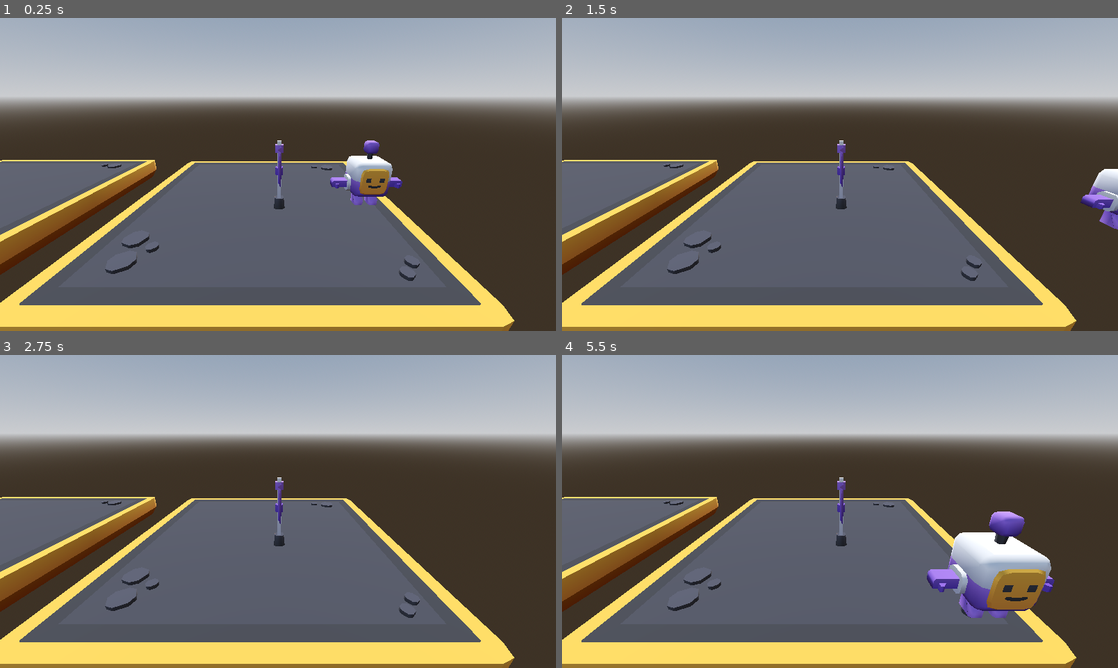
Above: before the commit, frames 1-4 (two rows, left to right).
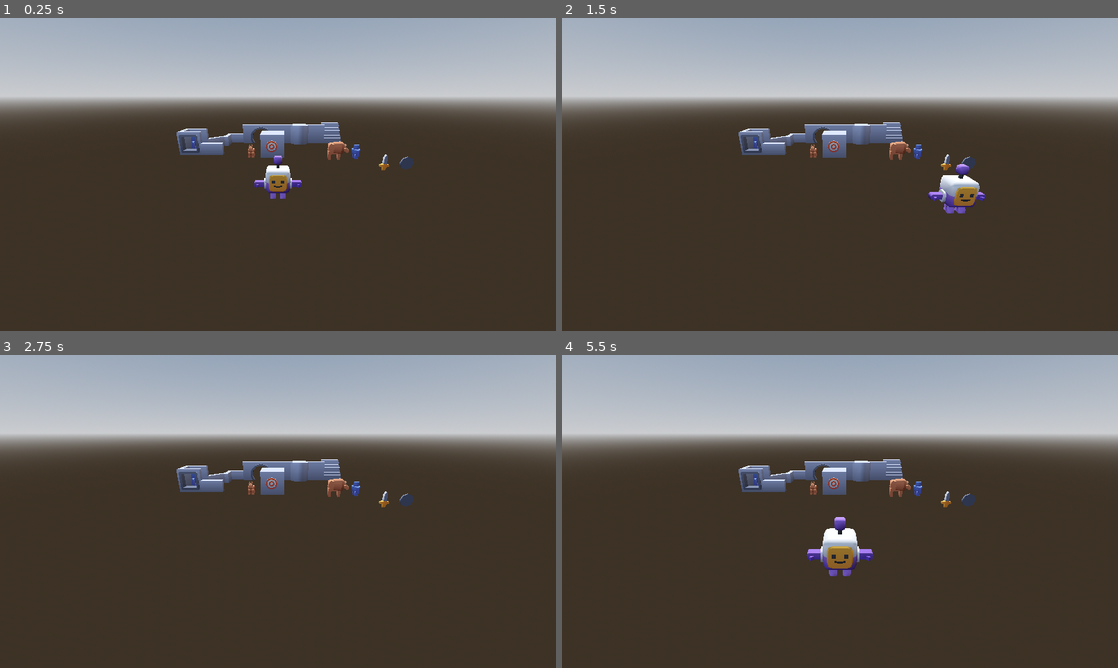
Above: after the commit, the same moments.

Repository: najmam/cours-godot3d-2025-09
Game: Godot game, scene res://racine.tscn
The game is run twice, just before and just after one commit, with the same random seed, the same clock (stepped at 60 frames per second) and the same inputs.
Inputs:
- Up to frame 1 (0.25 s): no input
- Up to frame 2 (1.5 s): tap Enter at 0.5 s; hold D (player_right) 0.53-1.28 s; hold S (player_down) from 1.28 s (still down)
- Up to frame 3 (2.75 s): release S (player_down) at 2.03 s; hold D (player_right) from 2.03 s (still down)
- Up to frame 4 (5.5 s): release D (player_right) at 2.78 s; hold W (player_up) 2.78-3.53 s; hold A (player_left) 3.53-5.03 s; hold S (player_down) from 5.03 s (still down)

The runs differ from the first frame. In frame 1, 44% of the frame differs, in the area x 0-93%, y 33-100%; in frame 2, 44%; in frame 3, 43%; in frame 4, 46%.

Commit message:
ajoute prototype kit de Kenney

Diff:
--- a/racine.tscn
+++ b/racine.tscn
@@ -1,11 +1,27 @@
-[gd_scene load_steps=10 format=3 uid="uid://bovk7aarjx8yk"]
+[gd_scene load_steps=26 format=3 uid="uid://bovk7aarjx8yk"]
 
 [ext_resource type="PackedScene" uid="uid://ci6cby5siqova" path="res://assets-thirdparty/kenney-3d-platformer/models/character.glb" id="1_4vgkv"]
 [ext_resource type="Script" uid="uid://b8mww0xpd86j0" path="res://racine.gd" id="1_xsnwh"]
 [ext_resource type="Script" uid="uid://b58pc037vqgqa" path="res://camera.gd" id="2_rlwjj"]
-[ext_resource type="PackedScene" uid="uid://dmfmqjpx4n2ei" path="res://assets-thirdparty/kenney-3d-platformer/models/platform-large.glb" id="3_rkcwo"]
-[ext_resource type="PackedScene" uid="uid://bxxenl01jjwtn" path="res://assets-thirdparty/kenney-3d-platformer/models/flag.glb" id="4_0tuo0"]
 [ext_resource type="Script" uid="uid://c37kxvfbb1tqi" path="res://character.gd" id="4_ns5mm"]
+[ext_resource type="PackedScene" uid="uid://2dt8jpdixua2" path="res://assets-thirdparty/kenney_prototype-kit/Models/GLB format/button-floor-square-small.glb" id="5_x3dlp"]
+[ext_resource type="PackedScene" uid="uid://ub7n5p06sm0i" path="res://assets-thirdparty/kenney_prototype-kit/Models/GLB format/animal-dog.glb" id="6_ou6ki"]
+[ext_resource type="PackedScene" uid="uid://ckgll0ohvy0eb" path="res://assets-thirdparty/kenney_prototype-kit/Models/GLB format/shape-cube.glb" id="7_mf3sx"]
+[ext_resource type="PackedScene" uid="uid://cw7ivoqfc4opf" path="res://assets-thirdparty/kenney_prototype-kit/Models/GLB format/wall-corner-low.glb" id="8_2kdf2"]
+[ext_resource type="PackedScene" uid="uid://c5ytorvok0qxh" path="res://assets-thirdparty/kenney_prototype-kit/Models/GLB format/shape-cylinder-detailed.glb" id="9_owi8g"]
+[ext_resource type="PackedScene" uid="uid://ro4y5h5hc02x" path="res://assets-thirdparty/kenney_prototype-kit/Models/GLB format/stairs-diagonal-small.glb" id="10_7u8jh"]
+[ext_resource type="PackedScene" uid="uid://cr4xgipe7ojbr" path="res://assets-thirdparty/kenney_prototype-kit/Models/GLB format/target-b-round.glb" id="11_7lt3r"]
+[ext_resource type="PackedScene" uid="uid://c1qberfp0i2dr" path="res://assets-thirdparty/kenney_prototype-kit/Models/GLB format/wall-diagonal-low.glb" id="12_hvd72"]
+[ext_resource type="PackedScene" uid="uid://d0klt0577vmc0" path="res://assets-thirdparty/kenney_prototype-kit/Models/GLB format/wall-corner.glb" id="13_ldm5s"]
+[ext_resource type="PackedScene" uid="uid://ckm1uo8y537f3" path="res://assets-thirdparty/kenney_prototype-kit/Models/GLB format/wall-doorway-round.glb" id="14_pu022"]
+[ext_resource type="PackedScene" uid="uid://djb6omnhx7tah" path="res://assets-thirdparty/kenney_prototype-kit/Models/GLB format/wall-low.glb" id="15_06d7t"]
+[ext_resource type="PackedScene" uid="uid://c6sgtvma2ghl5" path="res://assets-thirdparty/kenney_prototype-kit/Models/GLB format/wall.glb" id="16_3h0xw"]
+[ext_resource type="PackedScene" uid="uid://u74tiu343osd" path="res://assets-thirdparty/kenney_prototype-kit/Models/GLB format/wall-window-large.glb" id="17_537ov"]
+[ext_resource type="PackedScene" uid="uid://c7cja0t5j2gnj" path="res://assets-thirdparty/kenney_prototype-kit/Models/GLB format/weapon-sword.glb" id="18_ib2m5"]
+[ext_resource type="PackedScene" uid="uid://eruuvbclcy4p" path="res://assets-thirdparty/kenney_prototype-kit/Models/GLB format/weapon-shield.glb" id="19_s1cs0"]
+[ext_resource type="PackedScene" uid="uid://cgk31hp1dmd16" path="res://assets-thirdparty/kenney_prototype-kit/Models/GLB format/figurine-cube-detailed.glb" id="20_ma08d"]
+[ext_resource type="PackedScene" uid="uid://dmhmfw4pdbh0m" path="res://assets-thirdparty/kenney_prototype-kit/Models/GLB format/figurine.glb" id="21_nylso"]
+[ext_resource type="PackedScene" uid="uid://7xkoydeoxrpd" path="res://assets-thirdparty/kenney_prototype-kit/Models/GLB format/animal-bison.glb" id="22_klcii"]
 
 [sub_resource type="ProceduralSkyMaterial" id="ProceduralSkyMaterial_4vgkv"]
 sky_horizon_color = Color(0.66224277, 0.6717428, 0.6867428, 1)
@@ -28,26 +44,71 @@
 [node name="DirectionalLight3D" type="DirectionalLight3D" parent="."]
 transform = Transform3D(1, 0, 0, 0, -0.63470364, 0.7727556, 0, -0.7727556, -0.63470364, 0, 4.3462925, -7.557098)
 
-[node name="camera_position" type="Node3D" parent="."]
-transform = Transform3D(1, 0, 0, 0, 1, 0, 0, 0, 1, 0, 1.9159845, 3.359398)
-
-[node name="camera" type="Camera3D" parent="camera_position"]
+[node name="camera" type="Camera3D" parent="."]
 unique_name_in_owner = true
-transform = Transform3D(1, 0, 0, 0, 0.9335804, 0.35836795, 0, -0.35836795, 0.9335804, 0, 0, 0)
+transform = Transform3D(1, 0, 0, 0, 0.93358046, 0.35836798, 0, -0.35836798, 0.93358046, 0, 2.4663687, 4.7931976)
 script = ExtResource("2_rlwjj")
 
 [node name="character" parent="." instance=ExtResource("1_4vgkv")]
 unique_name_in_owner = true
-transform = Transform3D(1, 0, -1.7484555e-07, 0, 1, 0, 1.7484555e-07, 0, 1, 1.5370605, 0.13311708, 0.08617547)
+transform = Transform3D(1, 0, -1.7484555e-07, 0, 1, 0, 1.7484555e-07, 0, 1, 0, 0, 0)
 script = ExtResource("4_ns5mm")
 
-[node name="level" type="Node3D" parent="."]
+[node name="=====LEVEL=====" type="Node3D" parent="."]
 
-[node name="flag" parent="level" instance=ExtResource("4_0tuo0")]
-transform = Transform3D(1, 0, 0, 0, 1, 0, 0, 0, 1, 0.022875309, 0, 0.036958694)
+[node name="button-floor-square-small2" parent="." instance=ExtResource("5_x3dlp")]
+transform = Transform3D(9.553427e-16, 2.1855694e-08, 0.5, 0.5, -2.1855694e-08, 0, 2.1855694e-08, 0.5, -2.1855694e-08, -2.9069997e-07, 0.55048966, -6.65044)
 
-[node name="platform-large2" parent="level" instance=ExtResource("3_rkcwo")]
-transform = Transform3D(1, 0, 0, 0, 1, 0, 0, 0, 1, -0.27683163, -0.5103141, -0.35728455)
+[node name="animal-dog2" parent="." instance=ExtResource("6_ou6ki")]
+transform = Transform3D(-4.371139e-08, 0, 1, 0, 1, 0, -1, 0, -4.371139e-08, -1.1552664, 0, -3.8761418)
 
-[node name="platform-large3" parent="level" instance=ExtResource("3_rkcwo")]
-transform = Transform3D(1, 0, 0, 0, 1, 0, 0, 0, 1, -6.4405584, -0.5103141, -0.51562405)
+[node name="shape-cube2" parent="." instance=ExtResource("7_mf3sx")]
+transform = Transform3D(-4.371139e-08, 0, 1, 0, 1, 0, -1, 0, -4.371139e-08, -0.23227632, 0, -4.0838213)
+
+[node name="wall-corner-low2" parent="." instance=ExtResource("8_2kdf2")]
+transform = Transform3D(-4.371139e-08, 0, 1, 0, 1, 0, -1, 0, -4.371139e-08, -2.307546, 0, -6.340806)
+
+[node name="shape-cylinder-detailed2" parent="." instance=ExtResource("9_owi8g")]
+transform = Transform3D(-4.371139e-08, 0, 1, 0, 1, 0, -1, 0, -4.371139e-08, 1.1913137, 0, -6.653536)
+
+[node name="stairs-diagonal-small2" parent="." instance=ExtResource("10_7u8jh")]
+transform = Transform3D(-4.371139e-08, 0, 1, 0, 1, 0, -1, 0, -4.371139e-08, 3.0649512, 0, -7.1233644)
+
+[node name="target-b-round2" parent="." instance=ExtResource("11_7lt3r")]
+transform = Transform3D(-4.371139e-08, 0, 1, 0, 1, 0, -1, 0, -4.371139e-08, -0.26379132, 0.26022887, -3.5679212)
+
+[node name="wall-diagonal-low3" parent="." instance=ExtResource("12_hvd72")]
+transform = Transform3D(-4.371139e-08, 0, 1, 0, 1, 0, -1, 0, -4.371139e-08, -3.132522, 0, -5.602132)
+
+[node name="wall-corner3" parent="." instance=ExtResource("13_ldm5s")]
+transform = Transform3D(-4.371139e-08, 0, 1, 0, 1, 0, -1, 0, -4.371139e-08, -3.9343662, 0, -4.7897387)
+
+[node name="wall-doorway-round2" parent="." instance=ExtResource("14_pu022")]
+transform = Transform3D(-4.371139e-08, 0, 1, 0, 1, 0, -1, 0, -4.371139e-08, -0.9380021, 0, -6.6993895)
+
+[node name="wall-low2" parent="." instance=ExtResource("15_06d7t")]
+transform = Transform3D(-4.371139e-08, 0, 1, 0, 1, 0, -1, 0, -4.371139e-08, -2.9787188, 0, -4.2287865)
+
+[node name="wall2" parent="." instance=ExtResource("16_3h0xw")]
+transform = Transform3D(-4.371139e-08, 0, 1, 0, 1, 0, -1, 0, -4.371139e-08, 0.535208, 0, -6.7308435)
+
+[node name="wall3" parent="." instance=ExtResource("16_3h0xw")]
+transform = Transform3D(-4.371139e-08, 0, 1, 0, 1, 0, -1, 0, -4.371139e-08, 2.0722773, 0, -6.7308435)
+
+[node name="wall-window-large2" parent="." instance=ExtResource("17_537ov")]
+transform = Transform3D(-4.371139e-08, 0, 1, 0, 1, 0, -1, 0, -4.371139e-08, -3.9238136, 0, -4.2305536)
+
+[node name="weapon-sword2" parent="." instance=ExtResource("18_ib2m5")]
+transform = Transform3D(1.9106855e-15, -4.371139e-08, 1, -1, -4.371139e-08, 0, 4.371139e-08, -1, -4.371139e-08, 3.287944, 0.56726456, -1.1498036)
+
+[node name="weapon-shield2" parent="." instance=ExtResource("19_s1cs0")]
+transform = Transform3D(1.9106855e-15, -4.371139e-08, 1, -1, -4.371139e-08, 0, 4.371139e-08, -1, -4.371139e-08, 3.9044285, 0.56726503, -1.082916)
+
+[node name="figurine-cube-detailed2" parent="." instance=ExtResource("20_ma08d")]
+transform = Transform3D(-4.371139e-08, 0, 1, 0, 1, 0, -1, 0, -4.371139e-08, 3.274668, 0, -3.5713212)
+
+[node name="figurine2" parent="." instance=ExtResource("21_nylso")]
+transform = Transform3D(-4.371139e-08, 0, 1, 0, 1, 0, -1, 0, -4.371139e-08, -3.948058, -4.7683716e-07, -4.7636986)
+
+[node name="animal-bison2" parent="." instance=ExtResource("22_klcii")]
+transform = Transform3D(-0.9943231, 0, 0.1064028, 0, 1, 0, -0.1064028, 0, -0.9943231, 2.3363116, 0, -3.4688752)
Not shown, added: assets-thirdparty/kenney_prototype-kit/License.txt
Binary file added: assets-thirdparty/kenney_prototype-kit/Models/GLB format/Textures/colormap.png
Not shown, added: assets-thirdparty/kenney_prototype-kit/Models/GLB format/Textures/colormap.png.import
Binary file added: assets-thirdparty/kenney_prototype-kit/Models/GLB format/animal-bison.glb
Not shown, added: assets-thirdparty/kenney_prototype-kit/Models/GLB format/animal-bison.glb.import
Binary file added: assets-thirdparty/kenney_prototype-kit/Models/GLB format/animal-dog.glb
Not shown, added: assets-thirdparty/kenney_prototype-kit/Models/GLB format/animal-dog.glb.import
Binary file added: assets-thirdparty/kenney_prototype-kit/Models/GLB format/animal-horse.glb
Not shown, added: assets-thirdparty/kenney_prototype-kit/Models/GLB format/animal-horse.glb.import
Binary file added: assets-thirdparty/kenney_prototype-kit/Models/GLB format/button-floor-round-small.glb
Not shown, added: assets-thirdparty/kenney_prototype-kit/Models/GLB format/button-floor-round-small.glb.import
Binary file added: assets-thirdparty/kenney_prototype-kit/Models/GLB format/button-floor-round.glb
(and 589 more such lines)
